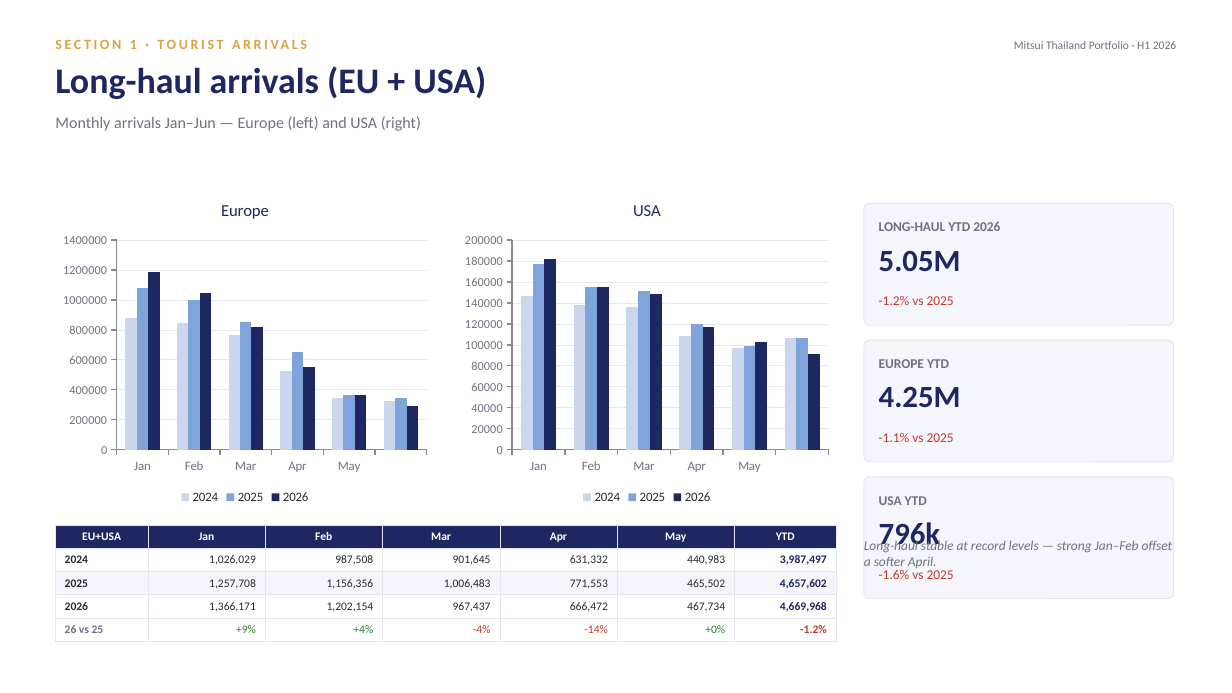
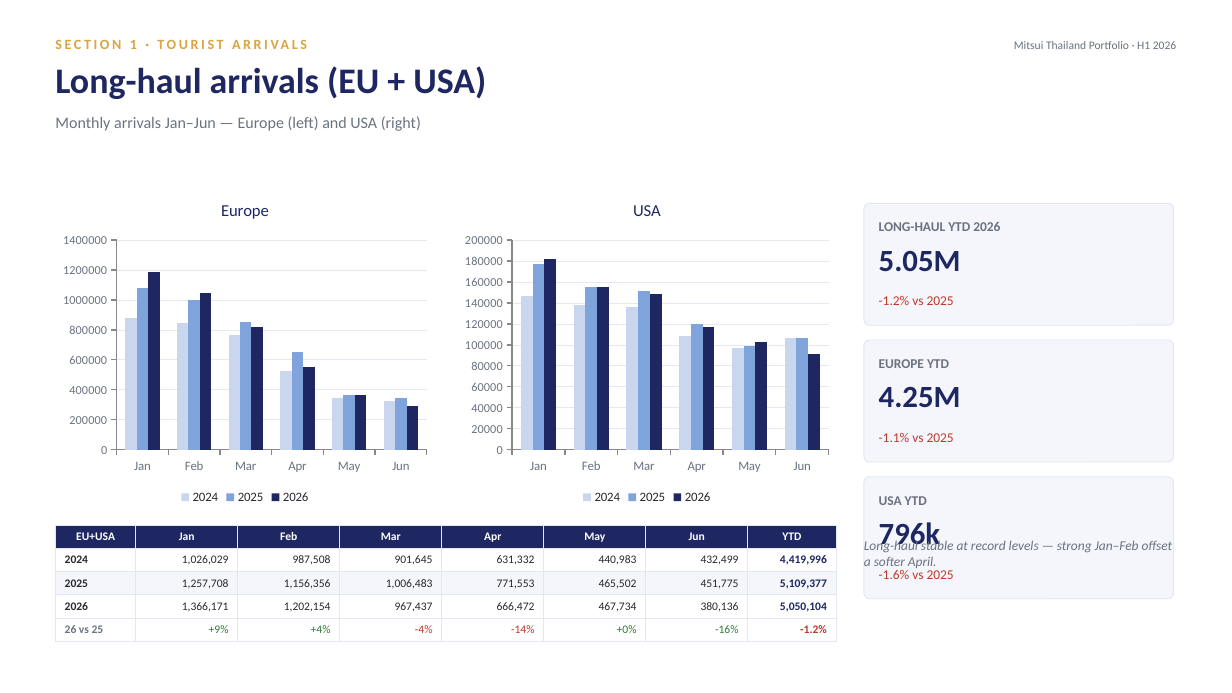
Before and after one commit to Chavin2543/mae-workspace, a slide deck: slide 9 of output/Portfolio_Performance_Report_H1-2026.pptx. Drawn at 1232x693 pixels with LibreOffice and Linux fonts; fonts in the diff are those of the drawing. Boxes give left, top, right and bottom in pixels: in the first picture for what was removed or moved away, otherwise in the second. Text is boxed around its words. In the diff, an @@ line names an element or a change of style, - is before the commit and + after.

```diff
--- a/output/Portfolio_Performance_Report_H1-2026.pptx
+++ b/output/Portfolio_Performance_Report_H1-2026.pptx
@@ column chart at [55,185,434,508] @@
-categories: Jan, Feb, Mar, Apr, May
+categories: Jan, Feb, Mar, Apr, May, Jun
@@ column chart at [457,185,836,508] @@
-categories: Jan, Feb, Mar, Apr, May
+categories: Jan, Feb, Mar, Apr, May, Jun
@@ table at [55,525,835,640] @@
-column 7: YTD | 3,987,497 | 4,657,602 | 4,669,968 | -1.2%
+column 7: Jun | 432,499 | 451,775 | 380,136 | -16%
+column 8: YTD | 4,419,996 | 5,109,377 | 5,050,104 | -1.2%
```
